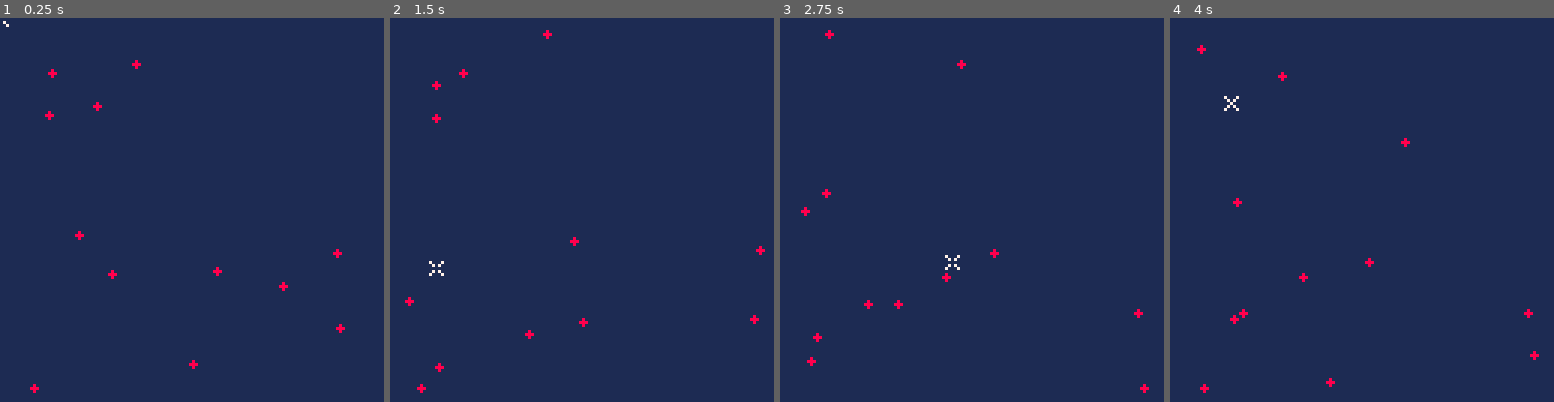
Above: before the commit, frames 1-4 (left to right).
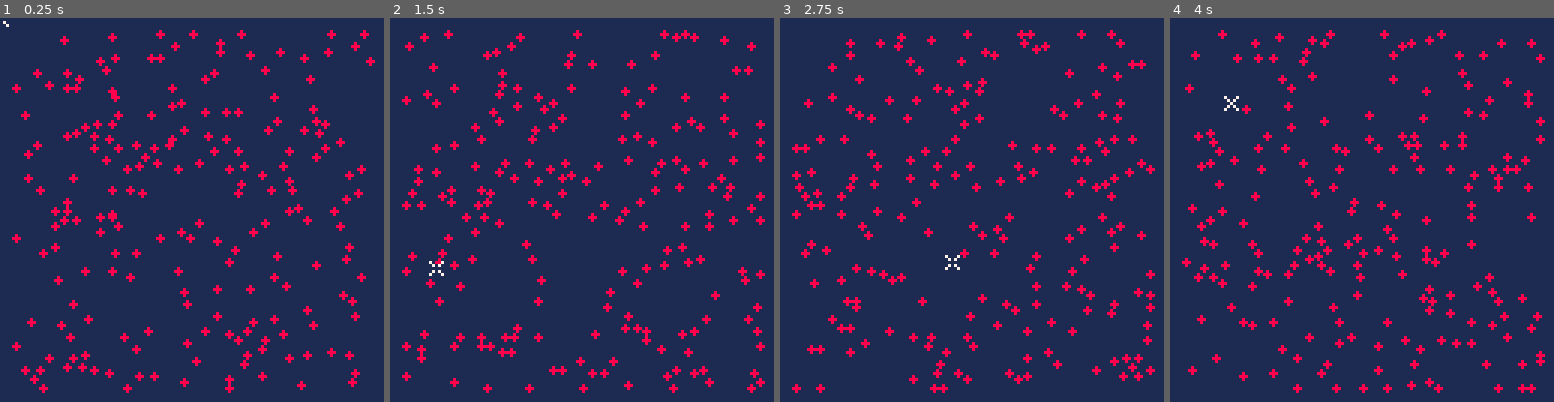
Above: after the commit, the same moments.

Repository: vholmer/capture-and-trace
Game: PICO-8 cartridge code.p8
Two runs of this game, one before a commit and one after it. Both use one fixed random seed, a clock stepped at 60 frames per second and the inputs below.
Inputs (mouse positions are in pixels of both pictures, inside the frame that each line leads up to):
- Up to frame 1 (0.25 s): no input
- Up to frame 2 (1.5 s): click (670, 121) at 0.67 s; click (436, 267) at 1.22 s
- Up to frame 3 (2.75 s): click (887, 114) at 1.77 s; click (952, 259) at 2.32 s
- Up to frame 4 (4 s): click (1404, 106) at 2.87 s; click (1465, 256) at 3.42 s; click (1231, 102) at 3.97 s

The runs differ from the first frame. In frame 1, 6.4% of the frame differs, in the area x 3-98%, y 3-98%; in frame 2, 6.4%; in frame 3, 6.4%; in frame 4, 6.4%.

Commit message:
fixed n^2 complexity due to accidentally nested loop

Diff:
--- a/code.p8
+++ b/code.p8
@@ -14,7 +14,7 @@
 hit_distance = 3
 
 function _init()
-	n = 12
+	local n = 200
 	make_world()
 	make_agents(n)
 end
@@ -33,8 +33,8 @@
 end
 
 function draw_mouse()
-	mouse_x = stat(32)
-	mouse_y = stat(33)
+	local mouse_x = stat(32)
+	local mouse_y = stat(33)
 
 	pset(mouse_x - 1, mouse_y - 1, 7)
 	pset(mouse_x - 1, mouse_y + 1, 7)
@@ -51,8 +51,8 @@
 end
 
 function user_input()
-	mouse_x = stat(32)
-	mouse_y = stat(33)
+	local mouse_x = stat(32)
+	local mouse_y = stat(33)
 	--if stat(34) == 1 then
 	--	for i = 0, hit_distance do
 	--		for j = 0, hit_distance do
@@ -88,10 +88,12 @@
 
 function make_agents(n)
 	for i = 1, n do
-		agent = {}
-		attempt = 0
-		num_retries = 10
-		empty_coord = false
+		local agent = {}
+		local attempt = 0
+		local num_retries = 10
+		local empty_coord = false
+		local rand_x = -1
+		local rand_y = -1
 		while not empty_coord and attempt < num_retries do
 			rand_x = flr(rnd(max_x - min_x)) + min_x
 			rand_y = flr(rnd(max_y - min_y)) + min_y
@@ -103,7 +105,6 @@
 			agent.y = rand_y
 			agent.home_x = rand_x
 			agent.home_y = rand_y
-			agent.time_to_move = 0
 			matrix[agent.x][agent.y] = 1
 			add(agents, agent)
 		end
@@ -149,6 +150,8 @@
 function get_delta(x, y)
 	dirs = {-1, 0, 1}
 
+	local dx, dy = 0, 0
+
 	chosen_dir = dirs[flr(rnd(3)) + 1]
 	if x - dist <= min_x then dx = 1
 	elseif x + dist >= max_x then dx = -1
@@ -165,46 +168,38 @@
 end
 
 function act(a)
-	foreach(agents, agent_move)
-	--for agent in all(agents) do
-	--	agent_move(agent)
-	--end
+	agent_move(a)
 end
 
 function agent_move(agent)
-	if agent.time_to_move == 0 then
-		if 		agent.prev_dx == nil
-			or 	agent.prev_dy == nil
-			or 	change_dir_chance > rnd(1)
-		then
+	if 		agent.prev_dx == nil
+		or 	agent.prev_dy == nil
+		or 	change_dir_chance > rnd(1)
+	then
+		dx, dy = get_delta(agent.x, agent.y)
+	else
+		dx = agent.prev_dx
+		dy = agent.prev_dy
+	end
+
+	local empty_coord = false
+	local attempt = 0
+	local num_retries = 10
+	while not empty_coord and attempt < num_retries do
+		empty_coord = check_empty(agent.x + dx, agent.y + dy, agent)
+		if empty_coord then
+			matrix[agent.x][agent.y] = 0
+			agent.x += dx
+			agent.y += dy
+			agent.prev_dx = dx
+			agent.prev_dy = dy
+
+			matrix[agent.x][agent.y] = 1
+			break
+		else
+			attempt += 1
 			dx, dy = get_delta(agent.x, agent.y)
-		else
-			dx = agent.prev_dx
-			dy = agent.prev_dy
-		end
-
-		empty_coord = false
-		attempt = 0
-		num_retries = 10
-		while not empty_coord and attempt < num_retries do
-			empty_coord = check_empty(agent.x + dx, agent.y + dy, agent)
-			if empty_coord then
-				matrix[agent.x][agent.y] = 0
-				agent.x += dx
-				agent.y += dy
-				agent.prev_dx = dx
-				agent.prev_dy = dy
-
-				matrix[agent.x][agent.y] = 1
-				break
-			else
-				attempt += 1
-				dx, dy = get_delta(agent.x, agent.y)
-			end
-		end
-		agent.time_to_move = flr(rnd(#agents)) + #agents \ 2
-	else
-		agent.time_to_move -= 1
+		end
 	end
 end
 __gfx__
